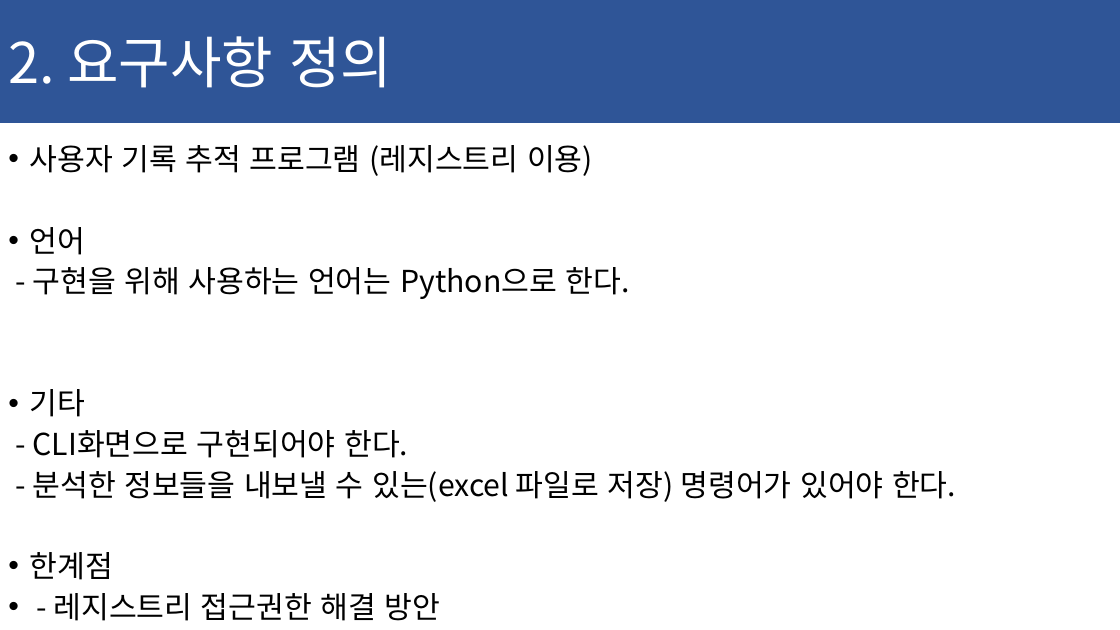
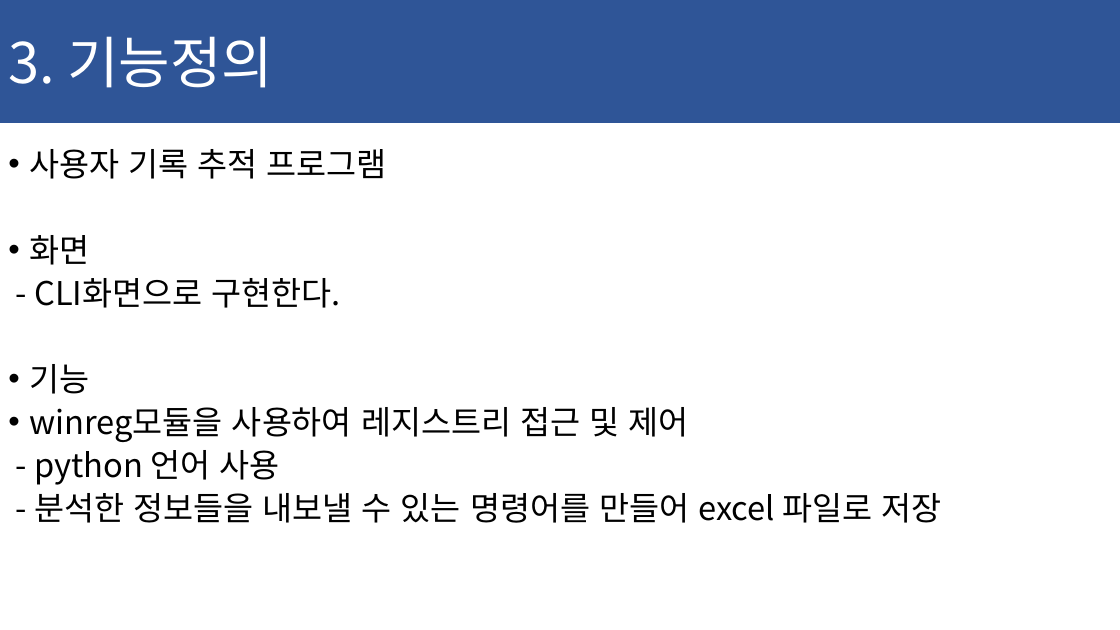
Before and after one commit to ChaeSung-Lee/DJ_InternShip, a slide deck: slide 22 of 2021_Summer/jp.hong/Project_BnD_jph.pptx (slide 18 before the commit). Drawn at 1120x630 pixels with LibreOffice and Linux fonts; fonts in the diff are those of the drawing. Boxes give left, top, right and bottom in pixels: in the first picture for what was removed or moved away, otherwise in the second. Text is boxed around its words. In the diff, an @@ line names an element or a change of style, - is before the commit and + after.

```diff
--- a/2021_Summer/jp.hong/Project_BnD_jph.pptx
+++ b/2021_Summer/jp.hong/Project_BnD_jph.pptx
@@ text in rectangle at (8, 36, 273, 88): text changed @@
-2. 요구사항 정의
+3. 기능정의
@@ text at (29, 149, 942, 523): text changed; size 25.9 to 28 pt @@
-• 사용자 기록 추적 프로그램 (레지스트리 이용)
-• 언어
-- 구현을 위해 사용하는 언어는 Python으로 한다.
-• 기타
-- CLI화면으로 구현되어야 한다.
-- 분석한 정보들을 내보낼 수 있는(excel 파일로 저장) 명령어가 있어야 한다.
-• 한계점
-• - 레지스트리 접근권한 해결 방안
+• 사용자 기록 추적 프로그램
+• 화면
+- CLI화면으로 구현한다.
+• 기능
+• winreg모듈을 사용하여 레지스트리 접근 및 제어
+- python 언어 사용
+- 분석한 정보들을 내보낼 수 있는 명령어를 만들어 excel 파일로 저장
```
Also in this commit, not shown: 3 other slides changed, 1 slide added, 1 slide removed.
